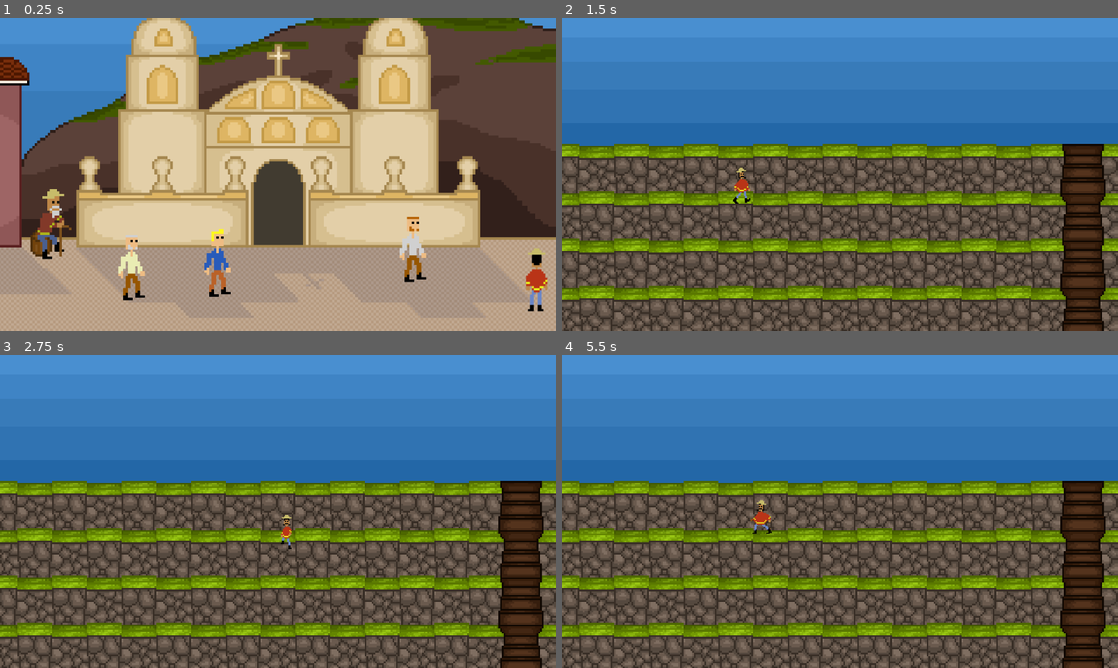
Above: before the commit, frames 1-4 (two rows, left to right).
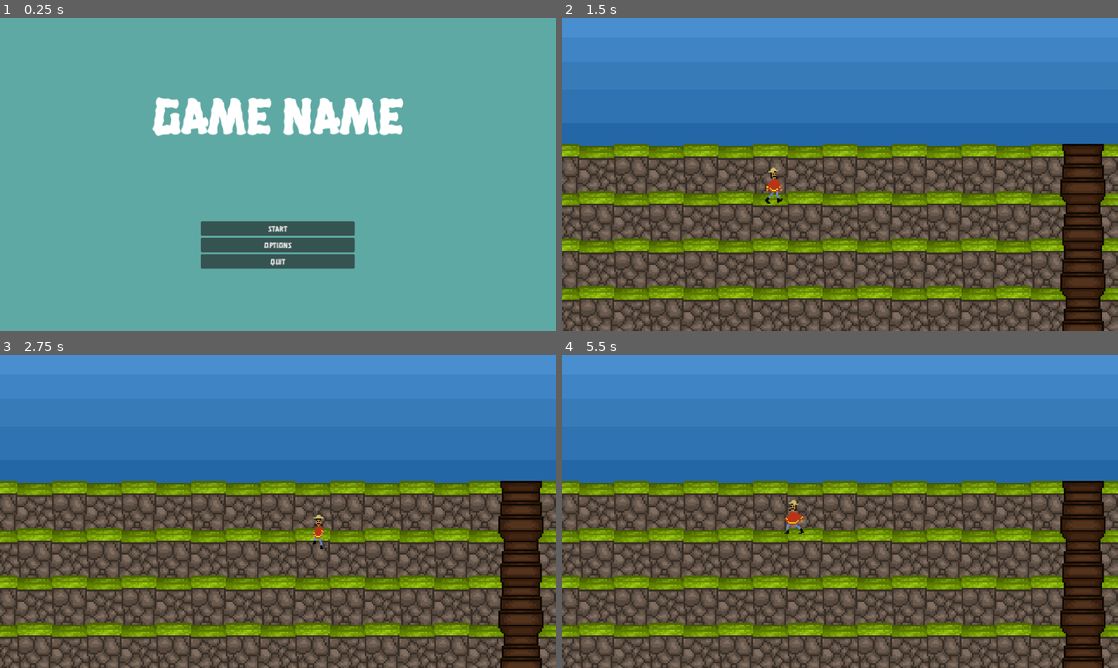
Above: after the commit, the same moments.

Repository: kprsandilya/c3-game
Game: Godot game, scene res://Menu.tscn
Two runs of this game, one before a commit and one after it. Both use one fixed random seed, a clock stepped at 60 frames per second and the inputs below. Before the commit the project starts from res://Village.tscn.
Inputs (mouse positions are in pixels of both pictures, inside the frame that each line leads up to):
- Up to frame 1 (0.25 s): no input
- Up to frame 2 (1.5 s): click (840, 227) at 0.5 s, where only the run after the commit has a clickable "START"; tap Enter at 1.25 s; hold Right (ui_right) from 1.28 s (still down); tap E (e) at 1.35 s
- Up to frame 3 (2.75 s): release Right (ui_right) at 2.03 s; hold Down (down) from 2.03 s (still down); tap E (e) at 2.1 s
- Up to frame 4 (5.5 s): release Down (down) at 2.78 s; hold Right (ui_right) 2.78-3.53 s; tap E (e) every 0.75 s from 2.85 to 5.1 s; hold Up (ui_up) 3.53-4.28 s; hold Left (ui_left) from 4.28 s (still down)

The runs differ from the first frame. In frame 1, 100% of the frame differs, in the area x 0-100%, y 0-100%; in frame 2, 0.3%; in frame 3, 0.2%; in frame 4, 0.4%.
Error before the commit: Attempt to call function 'hide' in base 'null instance' on a null instance. (res://player.gd:10)

Commit message:
new player scripts

Diff:
--- a/godot-game/Home Scene.tscn
+++ b/godot-game/Home Scene.tscn
@@ -1,6 +1,6 @@
 [gd_scene load_steps=23 format=4 uid="uid://cdrtq37isbgq4"]
 
-[ext_resource type="Script" path="res://player.gd" id="1_pmush"]
+[ext_resource type="Script" path="res://farm_player.gd" id="1_lyjrp"]
 [ext_resource type="Texture2D" uid="uid://b055g77h081gr" path="res://Walking down farmer-1.png.png" id="2_2wqr8"]
 [ext_resource type="Texture2D" uid="uid://ede1b6kqrkoy" path="res://Walking down farmer-2.png.png" id="3_li5ci"]
 [ext_resource type="Texture2D" uid="uid://dsv1rmcr4cw3n" path="res://Walking farmer-1.png (1).png" id="4_fisoy"]
@@ -720,7 +720,7 @@
 [node name="player" type="CharacterBody2D" parent="."]
 position = Vector2(553, 235)
 scale = Vector2(1.11486, 1.20929)
-script = ExtResource("1_pmush")
+script = ExtResource("1_lyjrp")
 metadata/_edit_group_ = true
 
 [node name="sprite" type="AnimatedSprite2D" parent="player"]
--- a/godot-game/Village.tscn
+++ b/godot-game/Village.tscn
@@ -1,6 +1,6 @@
-[gd_scene load_steps=25 format=4 uid="uid://bcusd7ue7skrr"]
+[gd_scene load_steps=25 format=4 uid="uid://q1mww70eu4ri"]
 
-[ext_resource type="Script" path="res://player.gd" id="1_d7o40"]
+[ext_resource type="Script" path="res://village_player.gd" id="1_d7o40"]
 [ext_resource type="Script" path="res://village.gd" id="1_qen8r"]
 [ext_resource type="Texture2D" uid="uid://3746cuthvauv" path="res://villageBackground.png" id="1_wgxkk"]
 [ext_resource type="Texture2D" uid="uid://b055g77h081gr" path="res://Walking down farmer-1.png.png" id="5_sudyf"]
--- /dev/null
+++ b/godot-game/farm_player.gd
@@ -0,0 +1,46 @@
+extends CharacterBody2D
+@export var speed = 400
+var screen_size
+signal hit
+
+
+# Called when the node enters the scene tree for the first time.
+func _ready():
+	screen_size = get_viewport_rect().size
+
+	#hide()
+
+# Called every frame. 'delta' is the elapsed time since the previous frame.
+func _process(delta):
+	var velocity = Vector2.ZERO # The player's movement vector.
+	if Input.is_action_pressed("ui_right"):
+		velocity.x += 1
+	elif Input.is_action_pressed("ui_left"):
+		velocity.x -= 1
+	elif Input.is_action_pressed("ui_down"):
+		velocity.y += 1
+	elif Input.is_action_pressed("ui_up"):
+		velocity.y -= 1
+
+	if velocity.length() > 0:
+		velocity = velocity.normalized() * speed
+		$sprite.play()
+	else:
+		$sprite.stop()
+
+	if velocity.x != 0:
+		$sprite.animation = "walk"
+		$sprite.flip_v = false
+		$sprite.flip_h = velocity.x < 0
+	elif velocity.y != 0:
+		if velocity.y < 0:
+			$sprite.animation = "up"
+		else:
+			$sprite.animation = "down"
+
+	var collision = move_and_collide(velocity * delta)
+
+
+
+func _on_visibility_screen_exited():
+	get_tree().change_scene_to_file("res://Village.tscn") # Replace with function body.
--- /dev/null
+++ b/godot-game/plant.gd
@@ -0,0 +1,26 @@
+extends Node2D
+
+@export var current_state = "healthy"
+
+var health
+var type
+
+
+
+# Called when the node enters the scene tree for the first time.
+func _ready() -> void:
+	pass # Replace with function body.
+
+# Called every frame. 'delta' is the elapsed time since the previous frame.
+func _process(delta: float) -> void:
+	pass
+
+
+func update_health():
+	if current_state == "drought":
+		health -= 20
+	else:
+		health -= 10
+
+func rain():
+	health += 20
--- /dev/null
+++ b/godot-game/plant.tscn
@@ -0,0 +1,8 @@
+[gd_scene load_steps=2 format=3 uid="uid://cmp3n1qmnv2mw"]
+
+[ext_resource type="Script" path="res://plant.gd" id="1_3igyl"]
+
+[node name="Plant" type="Node2D"]
+script = ExtResource("1_3igyl")
+
+[node name="Sprite2D" type="Sprite2D" parent="."]
--- a/godot-game/project.godot
+++ b/godot-game/project.godot
@@ -11,7 +11,7 @@
 [application]
 
 config/name="godot-game"
-run/main_scene="res://Village.tscn"
+run/main_scene="res://Menu.tscn"
 config/features=PackedStringArray("4.3", "Forward Plus")
 config/icon="res://icon.svg"
 
Binary file added: godot-game/Fava Beans Healthy-1.png.png
Not shown, added: godot-game/Fava Beans Healthy-1.png.png.import
Not shown: 1 places in godot-game/Option.tscn that only renumber resources
Binary file added: godot-game/ichu_healthy.png
Not shown, added: godot-game/ichu_healthy.png.import
Not shown: 1 places in godot-game/npc.tscn that only renumber resources
Binary file added: godot-game/potato_healthy.png
Not shown, added: godot-game/potato_healthy.png.import
Binary file added: godot-game/quinoa_healthy.png
Not shown, added: godot-game/quinoa_healthy.png.import
Binary file added: godot-game/seedling_healthy.png
Not shown, added: godot-game/seedling_healthy.png.import
(and 1 more such lines)
